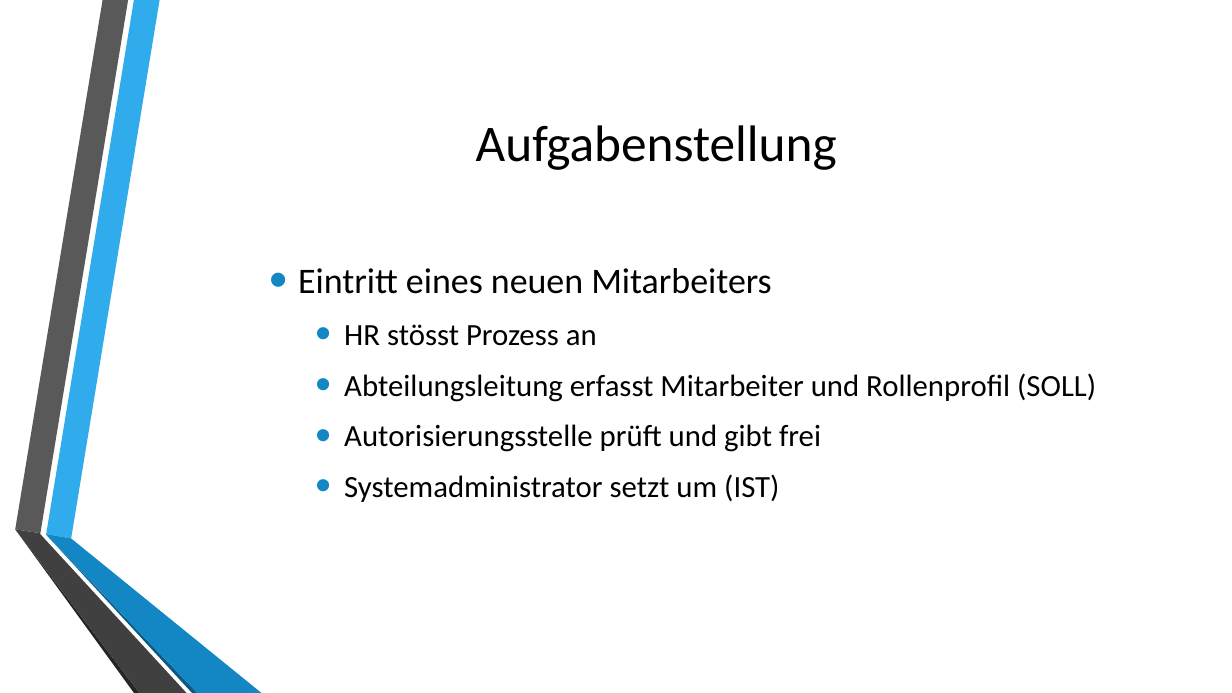
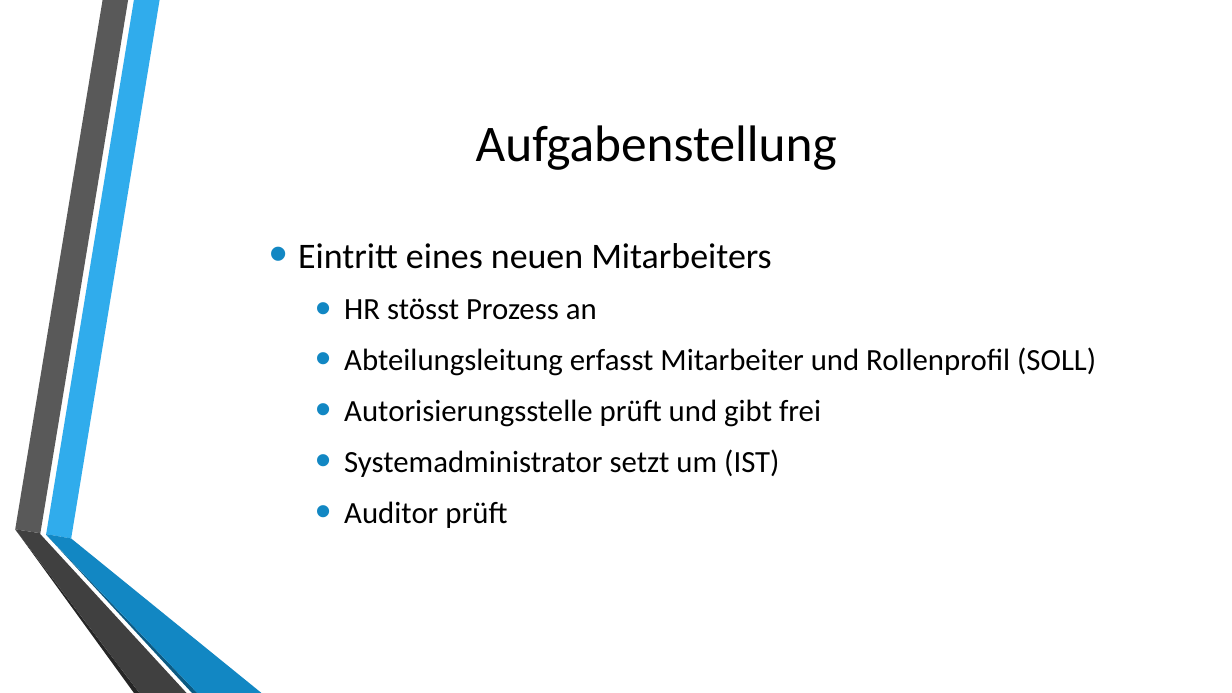
Before and after one commit to VirtSyntaxError/BTI7301-2018-WRAD, a slide deck: slide 5 of doc/WRAD.pptx. Drawn at 1232x693 pixels with LibreOffice and Linux fonts; fonts in the diff are those of the drawing; background and template pictures are left out. Boxes give left, top, right and bottom in pixels: in the first picture for what was removed or moved away, otherwise in the second. Text is boxed around its words. In the diff, an @@ line names an element or a change of style, - is before the commit and + after.

```diff
--- a/doc/WRAD.pptx
+++ b/doc/WRAD.pptx
@@ text at [344,501,507,528]: paragraph added @@
+  • Auditor prüft
```
